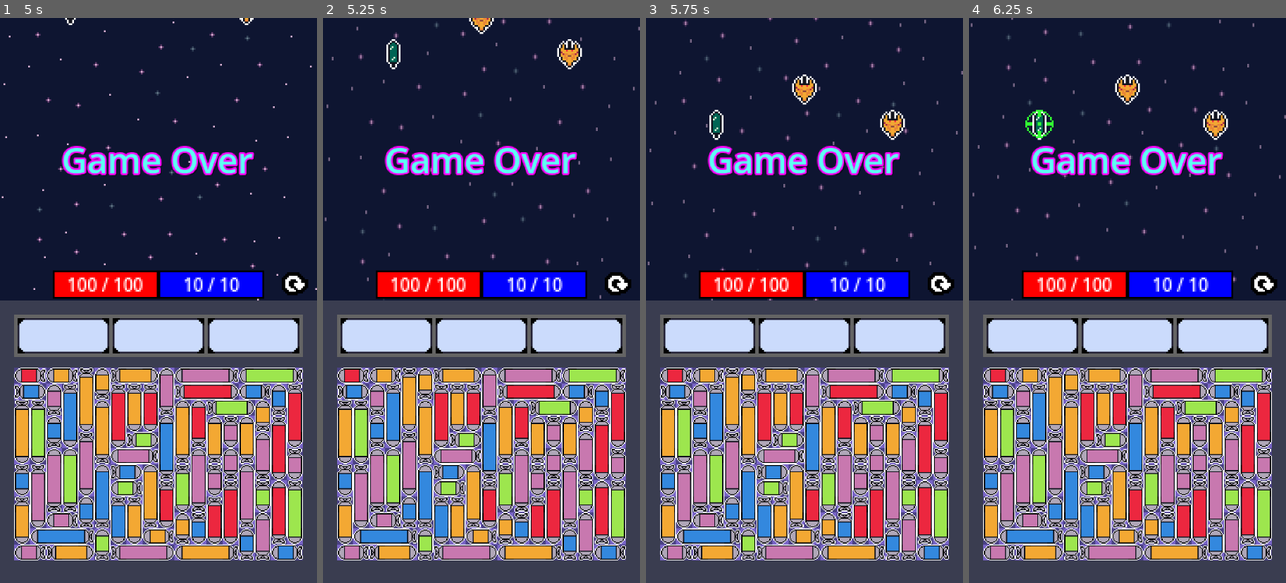
Above: before the commit, frames 1-4 (left to right).
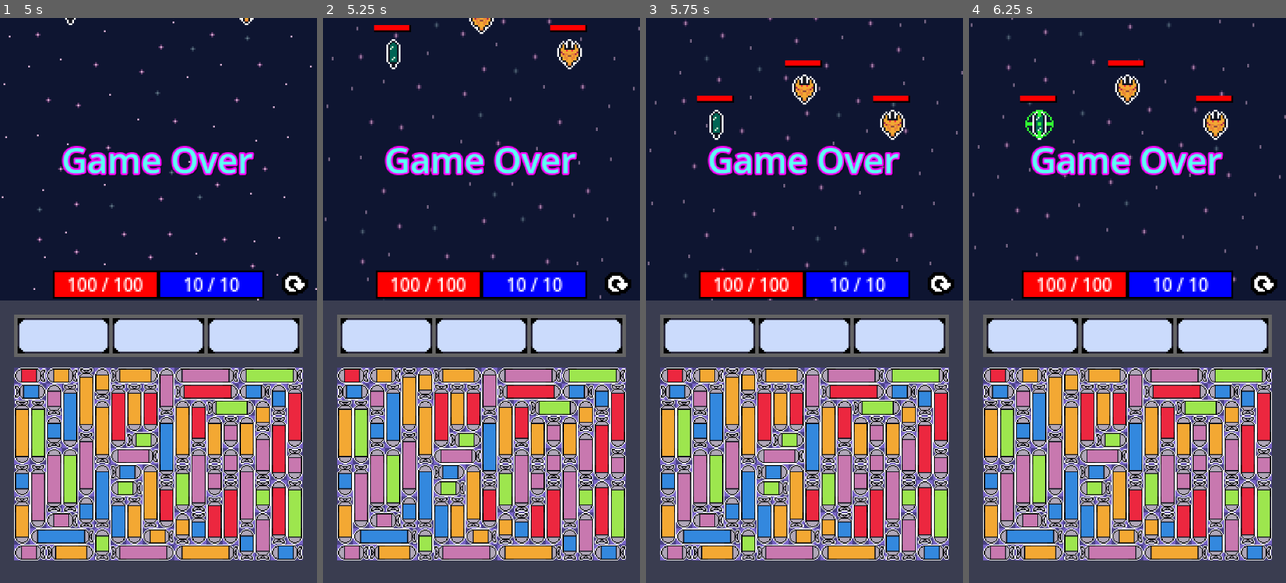
Above: after the commit, the same moments.

Repository: ZoNaDak/GalaxyPuzzleShooter_ProtoType
Game: Godot game, scene res://game/scenes/title/title_scene.tscn
The game is run twice, just before and just after one commit, with the same random seed, the same clock (stepped at 60 frames per second) and the same inputs.
Inputs (mouse positions are in pixels of both pictures, inside the frame that each line leads up to):
- Up to frame 1 (5 s): click "Game Start" at 0.5 s; tap Enter at 1.25 s; move the mouse to (31, 373) at 1.27 s; tap 2 at 1.35, 3.6 s; click (31, 373) at 1.42 s; move the mouse to (63, 373) at 2.02 s; tap 1 at 2.1, 4.35 s; click (63, 373) at 2.17 s; click (294, 283) at 2.75 s; move the mouse to (85, 402) at 3.52 s; click (85, 402) at 3.67 s; move the mouse to (101, 385) at 4.27 s; click (101, 385) at 4.42 s
- Up to frame 2 (5.25 s): move the mouse to (456, 373) at 5.02 s; tap 2 at 5.1 s; click (456, 373) at 5.17 s
- Up to frame 3 (5.75 s): no input
- Up to frame 4 (6.25 s): move the mouse to (1038, 125) at 5.77 s; tap 1 at 5.85 s; click (1038, 125) at 5.92 s

Frame 1 is identical in both runs. In frame 2, 0.3% of the frame differs, in the area x 16-84%, y 1-3%; in frame 3, 0.4%, in the area x 16-84%, y 7-15%; in frame 4, 0.4%.

Commit message:
Add Enemy Hp UI

Diff:
--- a/wool-galaxy-proto/game/characters/enemys/enemy.gd
+++ b/wool-galaxy-proto/game/characters/enemys/enemy.gd
@@ -12,6 +12,7 @@
 #region Variables
 
 @export var enemy_config: EnemyConfig
+@export var hp_ui: ProgressBar
 @export var lock_on_ui: Node2D
 
 var enemy_data: EnemyData
@@ -39,6 +40,7 @@
 	position = spawn_pos + Vector2(0, -ENEMY_SPAWN_Y_DIST)
 	enemy_data = EnemyData.new(enemy_config.max_hp, enemy_config.max_mp)
 	data = enemy_data
+	refresh_hp_ui()
 	lock_on_ui.visible = false
 	state = StateType.START_MOVE
 
@@ -82,6 +84,9 @@
 func lock_off() -> void:
 	lock_on_ui.visible = false
 
+func refresh_hp_ui() -> void:
+	hp_ui.value = float(data.cur_hp) / float(data.max_hp) * 100.0
+
 #endregion
 
 #region Debug
--- a/wool-galaxy-proto/game/characters/enemys/enemy_base.tscn
+++ b/wool-galaxy-proto/game/characters/enemys/enemy_base.tscn
@@ -1,10 +1,27 @@
-[gd_scene load_steps=3 format=3 uid="uid://cnv517rdn34vs"]
+[gd_scene load_steps=5 format=3 uid="uid://cnv517rdn34vs"]
 
 [ext_resource type="Script" uid="uid://cqatxm7ef82be" path="res://game/characters/enemys/enemy.gd" id="1_21oyr"]
 [ext_resource type="Texture2D" uid="uid://cpkisupfcof5e" path="res://assets/art/UI/Icon/lock_on.png" id="2_21oyr"]
 
-[node name="EnemyBase" type="Node2D" node_paths=PackedStringArray("lock_on_ui")]
+[sub_resource type="StyleBoxFlat" id="StyleBoxFlat_21oyr"]
+bg_color = Color(1, 1, 1, 0.39215687)
+border_width_left = 1
+border_width_top = 1
+border_width_right = 1
+border_width_bottom = 1
+border_color = Color(0, 0, 0, 1)
+
+[sub_resource type="StyleBoxFlat" id="StyleBoxFlat_jti7f"]
+bg_color = Color(1, 0, 0, 1)
+border_width_left = 1
+border_width_top = 1
+border_width_right = 1
+border_width_bottom = 1
+border_color = Color(1, 1, 1, 0)
+
+[node name="EnemyBase" type="Node2D" node_paths=PackedStringArray("hp_ui", "lock_on_ui")]
 script = ExtResource("1_21oyr")
+hp_ui = NodePath("Control/EnemyHpUI")
 lock_on_ui = NodePath("LockOnUI")
 
 [node name="Sprite2D" type="Sprite2D" parent="."]
@@ -17,4 +34,29 @@
 collision_layer = 4
 collision_mask = 0
 
+[node name="Control" type="Control" parent="."]
+layout_mode = 3
+anchors_preset = 0
+
+[node name="EnemyHpUI" type="ProgressBar" parent="Control"]
+layout_mode = 1
+anchors_preset = 8
+anchor_left = 0.5
+anchor_top = 0.5
+anchor_right = 0.5
+anchor_bottom = 0.5
+offset_left = -11.0
+offset_top = -16.0
+offset_right = 31.0
+offset_bottom = -8.0
+grow_horizontal = 2
+grow_vertical = 2
+scale = Vector2(0.5, 0.5)
+size_flags_horizontal = 3
+size_flags_vertical = 1
+theme_override_styles/background = SubResource("StyleBoxFlat_21oyr")
+theme_override_styles/fill = SubResource("StyleBoxFlat_jti7f")
+value = 25.0
+show_percentage = false
+
 [connection signal="input_event" from="Area2D" to="." method="_on_lock_on"]
